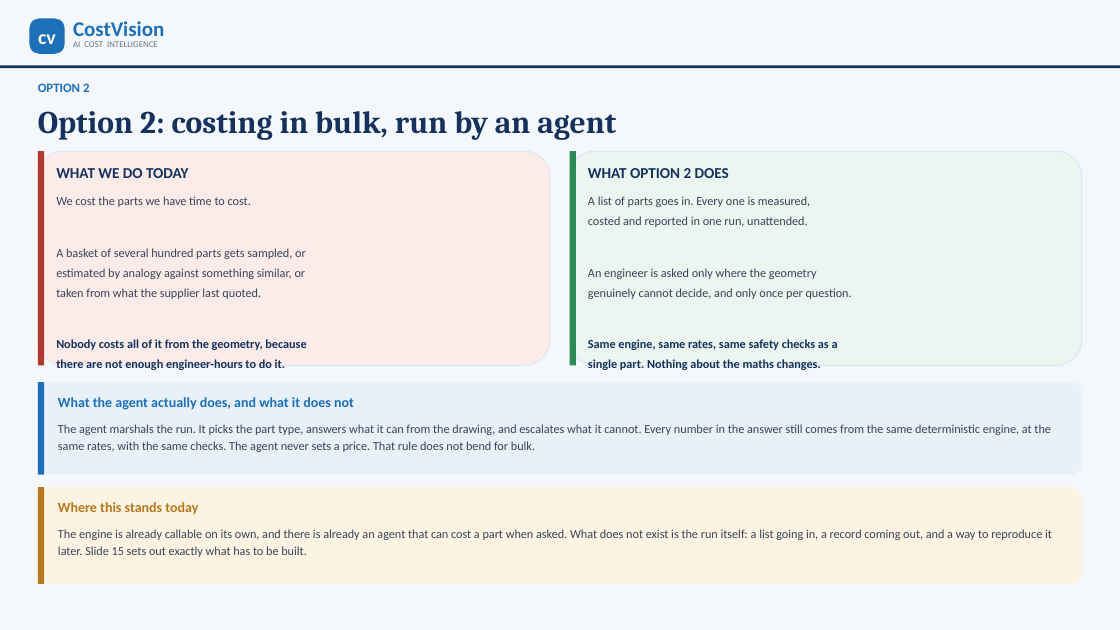
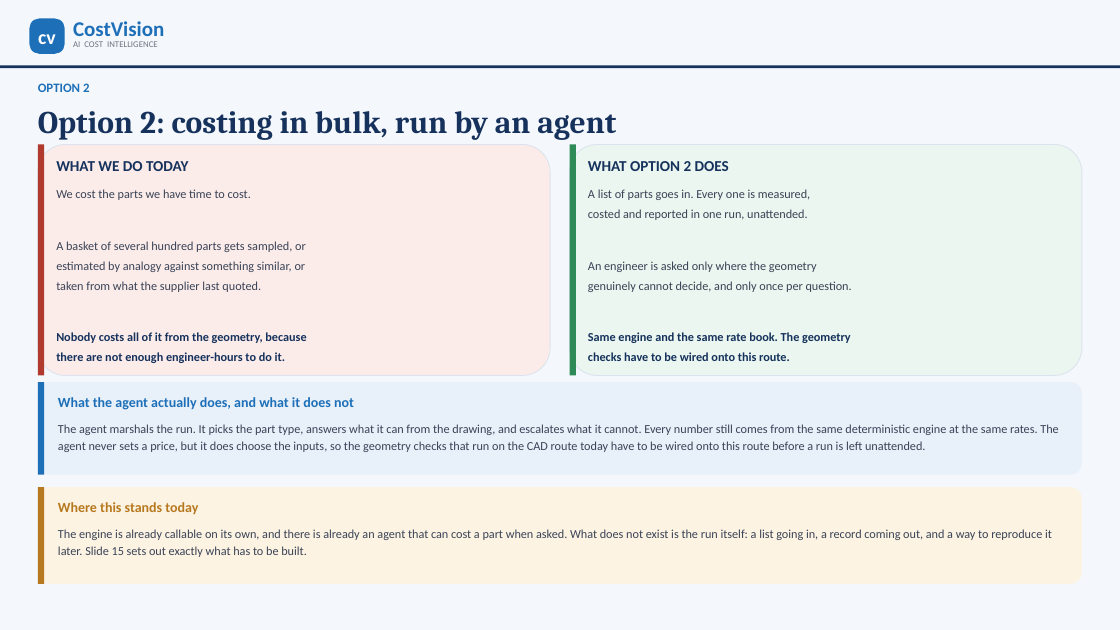
Before and after one commit to bhosaleavinash546/leamington-marathi, a slide deck: slide 13 of CostVision-CAPEE-Implementation-Options.pptx. Drawn at 1120x630 pixels with LibreOffice and Linux fonts; fonts in the diff are those of the drawing. Boxes give left, top, right and bottom in pixels: in the first picture for what was removed or moved away, otherwise in the second. Text is boxed around its words. In the diff, an @@ line names an element or a change of style, - is before the commit and + after.

```diff
--- a/CostVision-CAPEE-Implementation-Options.pptx
+++ b/CostVision-CAPEE-Implementation-Options.pptx
@@ rounded rectangle: place and size @@
-rounded rectangle at [38,151,550,365]
+rounded rectangle at [38,145,550,376]
@@ rectangle: place and size @@
-rectangle at [38,151,44,365]
+rectangle at [38,145,44,376]
@@ rounded rectangle: place and size @@
-rounded rectangle at [570,151,1082,365]
+rounded rectangle at [570,145,1082,376]
@@ rectangle: place and size @@
-rectangle at [570,151,576,365]
+rectangle at [570,145,576,376]
@@ text "WHAT WE DO TODAY": place and size @@
-text "WHAT WE DO TODAY" at [56,168,188,178]
+text "WHAT WE DO TODAY" at [56,161,188,171]
@@ text "WHAT OPTION 2 DOES": place and size @@
-text "WHAT OPTION 2 DOES" at [588,168,729,178]
+text "WHAT OPTION 2 DOES" at [588,161,729,171]
@@ text "We cost the parts we ...": place and size @@
-text "We cost the parts we ..." at [56,196,306,370]
+text "We cost the parts we ..." at [56,189,306,363]
@@ text "A list of parts goes ...": place and size @@
-text "A list of parts goes ..." at [588,196,852,370]
+text "A list of parts goes ..." at [588,189,852,361]
@@ text at [588,332,851,361]: text changed @@
-Same engine, same rates, same safety checks as a
-single part. Nothing about the maths changes.
+Same engine and the same rate book. The geometry
+checks have to be wired onto this route.
@@ text at [58,424,1058,452]: text changed @@
-The agent marshals the run. It picks the part type, answers what it can from the drawing, and escalates what it cannot. Every number in the answer still comes from the same deterministic engine, at the same rates, with the same checks. The agent never sets a price. That rule does not bend for bulk.
+The agent marshals the run. It picks the part type, answers what it can from the drawing, and escalates what it cannot. Every number still comes from the same deterministic engine at the same rates. The agent never sets a price, but it does choose the inputs, so the geometry checks that run on the CAD route today have to be wired onto this route before a run is left unattended.
```
Also in this commit, not shown: 9 other slides changed, 2 other files.
